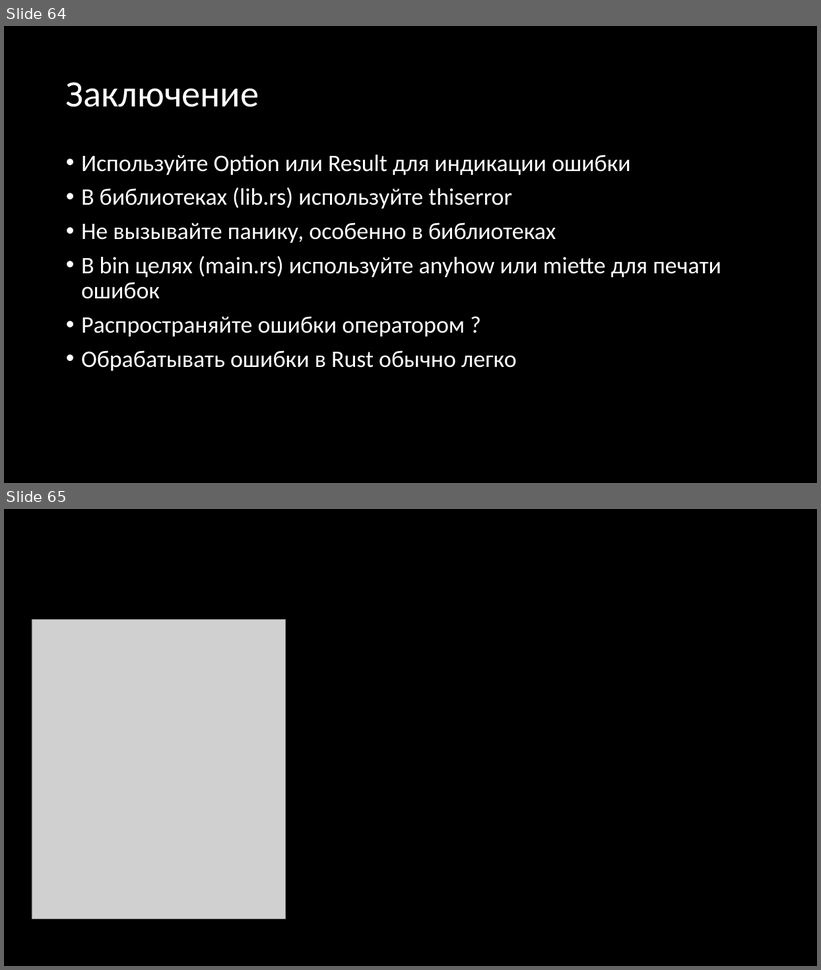
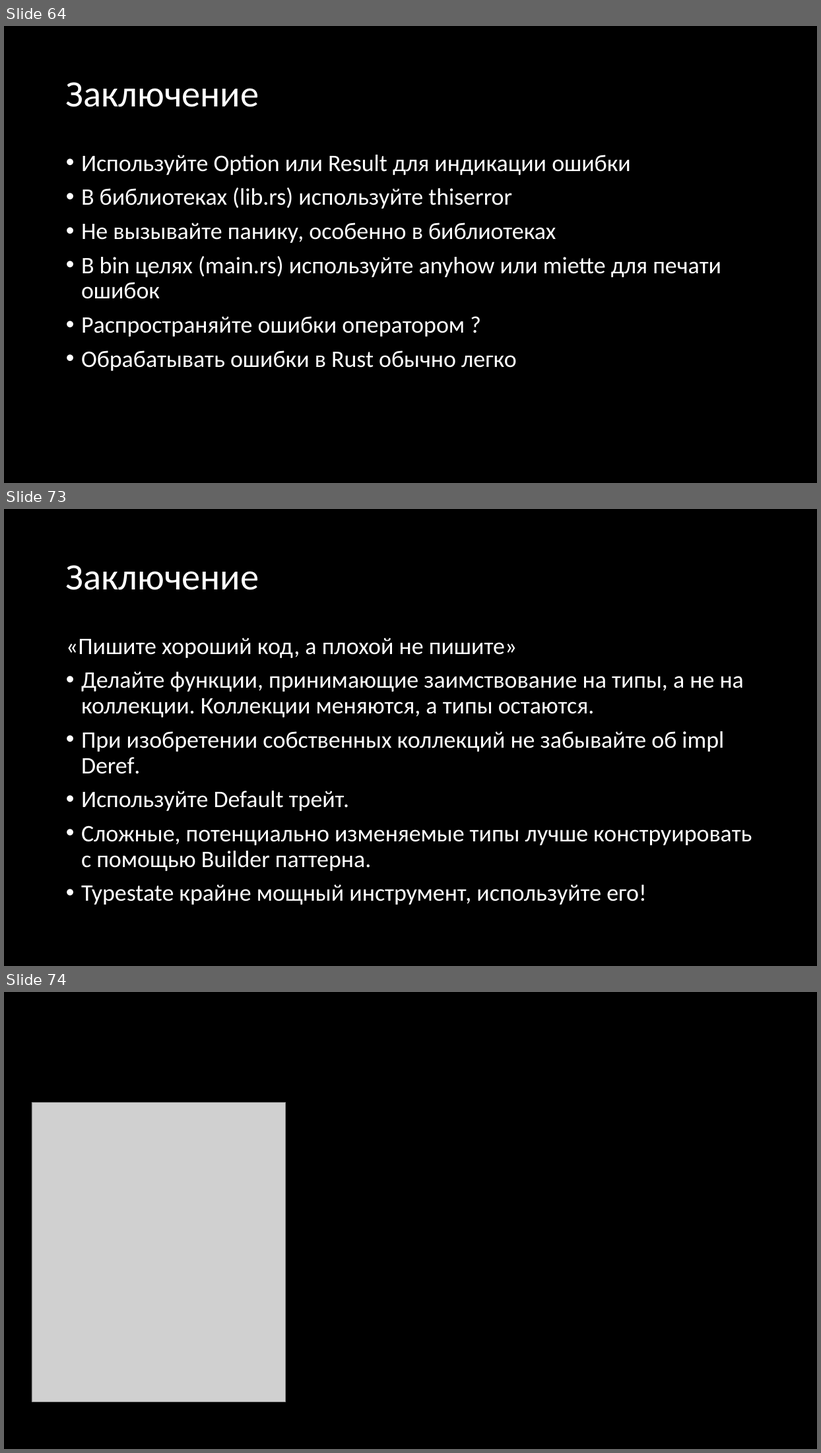
Before and after one commit to Gordon01/learn-rust, a slide deck: keynotes/Rust 2024.pptx. Shown one above the other, each under a label of ours: slides 64 and 65 before the commit, slides 64, 73 and 74 after it; the slides between them are not shown. The pictures are 821x970 and 821x1453 pixels, drawn with LibreOffice and Linux fonts; fonts in the diff are those of the drawing; grey boxes stand for pictures. Boxes give left, top, right and bottom in pixels: in the first picture for what was removed or moved away, otherwise in the second. Text is boxed around its words. In the diff, an @@ line names an element or a change of style, - is before the commit and + after.

```diff
--- a/keynotes/Rust 2024.pptx
+++ b/keynotes/Rust 2024.pptx
@@ slide 73 added at (4, 509, 817, 966), background #000000 @@
@@ title added at (66, 565, 259, 590), 44 pt, text #FFFFFF @@
+Заключение
@@ text added at (66, 638, 752, 905), 28 pt, text #FFFFFF @@
+«Пишите хороший код, а плохой не пишите»
+• Делайте функции, принимающие заимствование на типы, а не на коллекции. Коллекции меняются, а типы остаются.
+• При изобретении собственных коллекций не забывайте об impl Deref.
+• Используйте Default трейт.
+• Сложные, потенциально изменяемые типы лучше конструировать с помощью Builder паттерна.
+• Typestate крайне мощный инструмент, используйте его!
@@ what was slide 65 is now slide 74 @@
```
Also in this commit, not shown: 8 other slides added, 3 other files.
